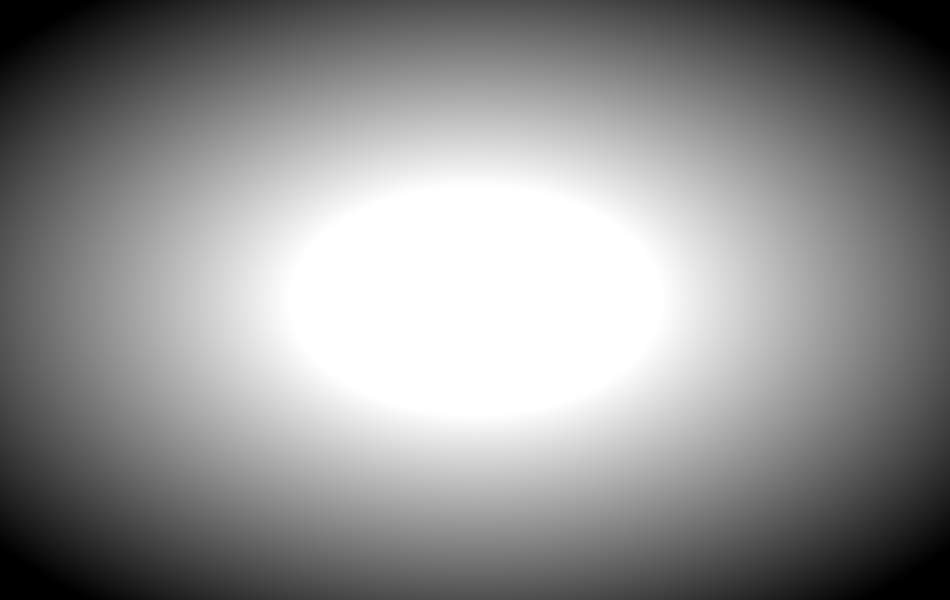
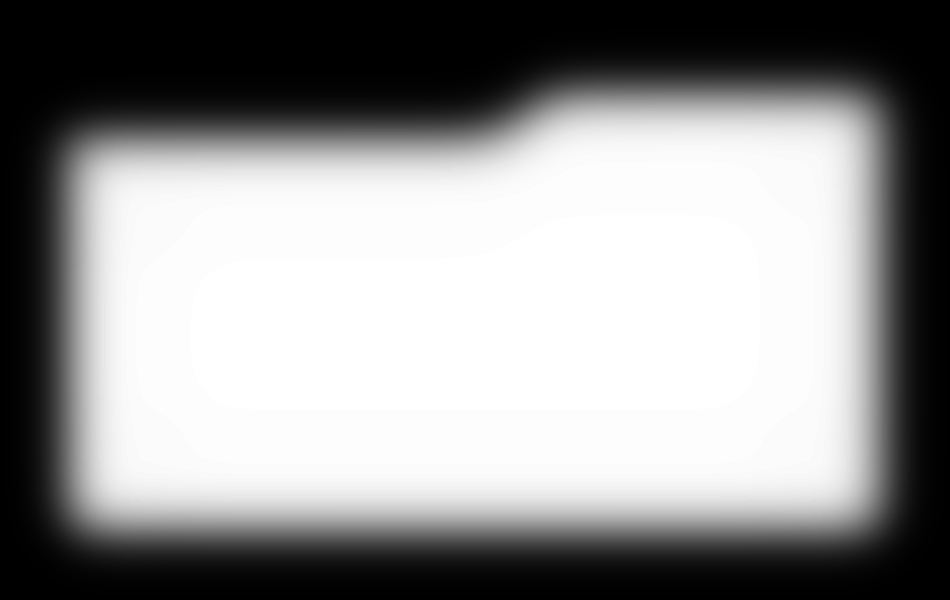
Revision of a layered 950px x 600px image; what changed, layer by layer:
removed layer "Layer #1" over [0, 0, 950, 600]
added layer "Layer #2" above "Layer" over [0, 0, 950, 600]
